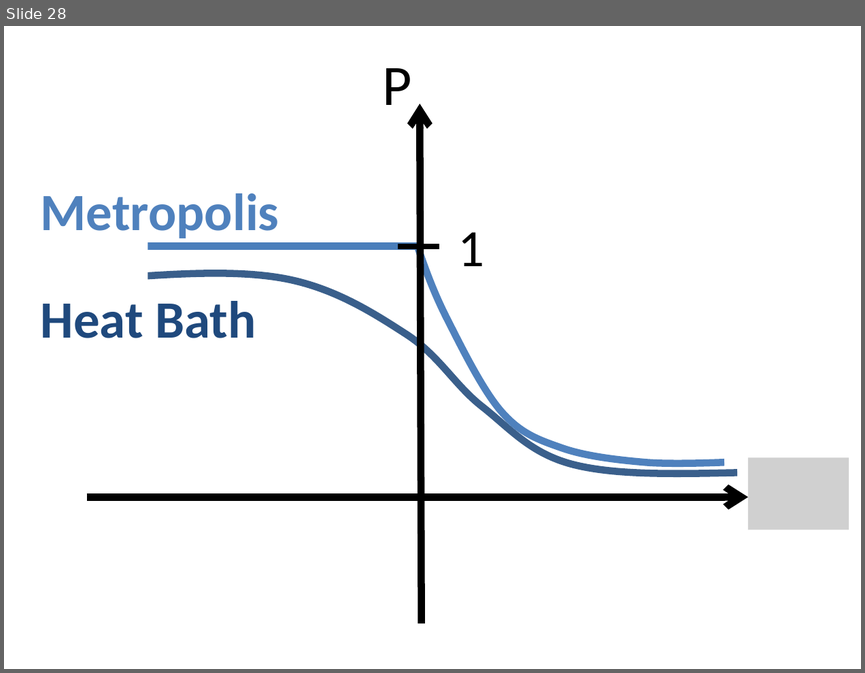
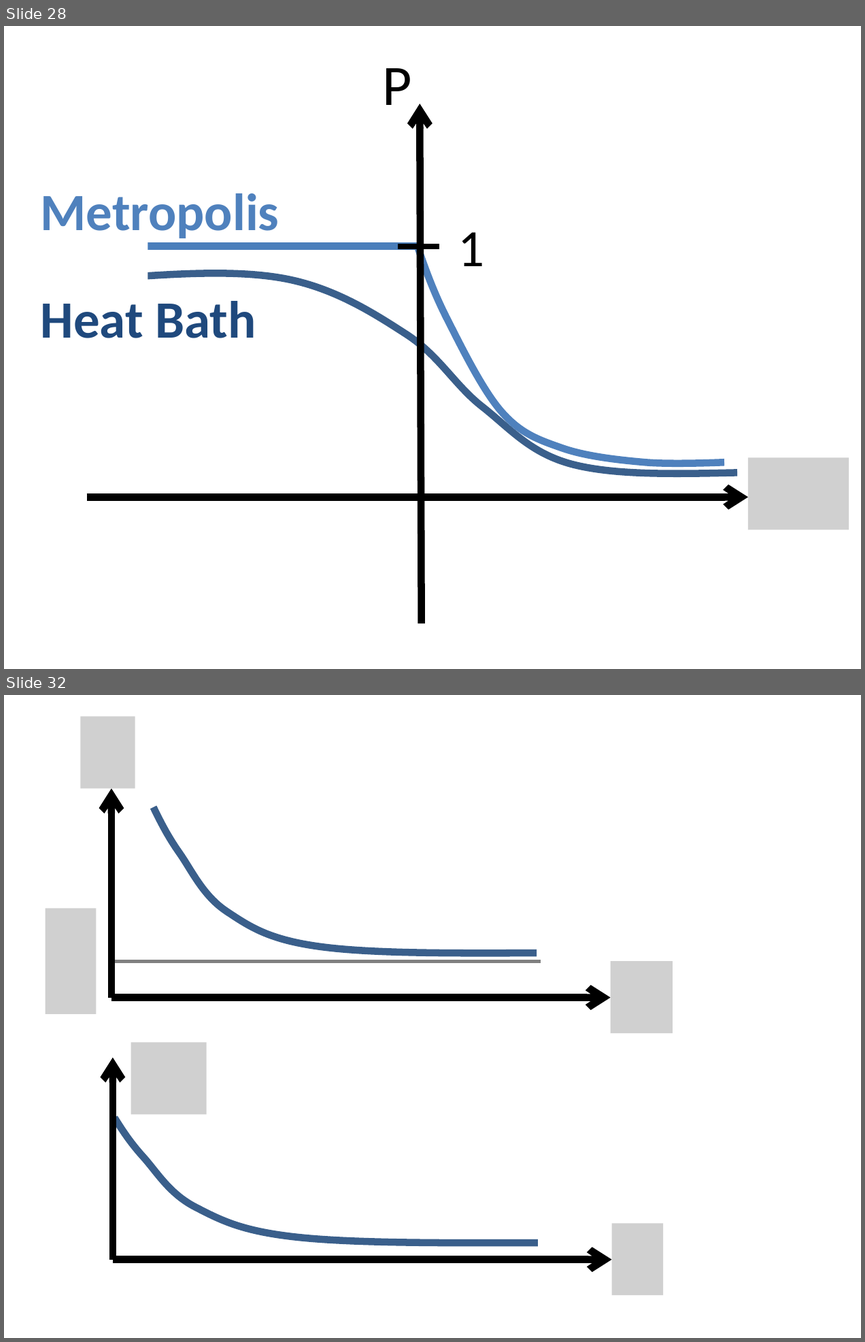
Before and after one commit to sophiahenckell/HIWI_Computersimulation, a slide deck: Bilder.pptx. Shown one above the other, each under a label of ours: slide 28 before the commit, slides 28 and 32 after it; the slides between them are not shown. The pictures are 865x673 and 865x1342 pixels, drawn with LibreOffice and Linux fonts; fonts in the diff are those of the drawing; grey boxes stand for pictures. Boxes give left, top, right and bottom in pixels: in the first picture for what was removed or moved away, otherwise in the second. Text is boxed around its words. In the diff, an @@ line names an element or a change of style, - is before the commit and + after.

```diff
--- a/Bilder.pptx
+++ b/Bilder.pptx
@@ slide 32 added at [4,695,861,1338], background #FFFFFF @@
@@ picture added at [80,717,135,788] @@
@@ arrow added from (111, 998) to (111, 788), #000000 6 pt @@
@@ freeform shape added at [153,807,536,953], outline #3A5F8C 6 pt @@
@@ picture added at [45,909,96,1015] @@
@@ line added from (111, 961) to (541, 961), #808080 3 pt @@
@@ picture added at [611,961,672,1032] @@
@@ arrow added from (111, 998) to (611, 998), #000000 6 pt @@
@@ arrow added from (113, 1259) to (113, 1057), #000000 6 pt @@
@@ picture added at [130,1042,206,1114] @@
@@ freeform shape added at [115,1117,538,1242], outline #3A5F8C 6 pt @@
@@ picture added at [611,1223,663,1295] @@
@@ arrow added from (113, 1259) to (611, 1259), #000000 6 pt @@
```
Also in this commit, not shown: 10 other slides added, 5 other files.
